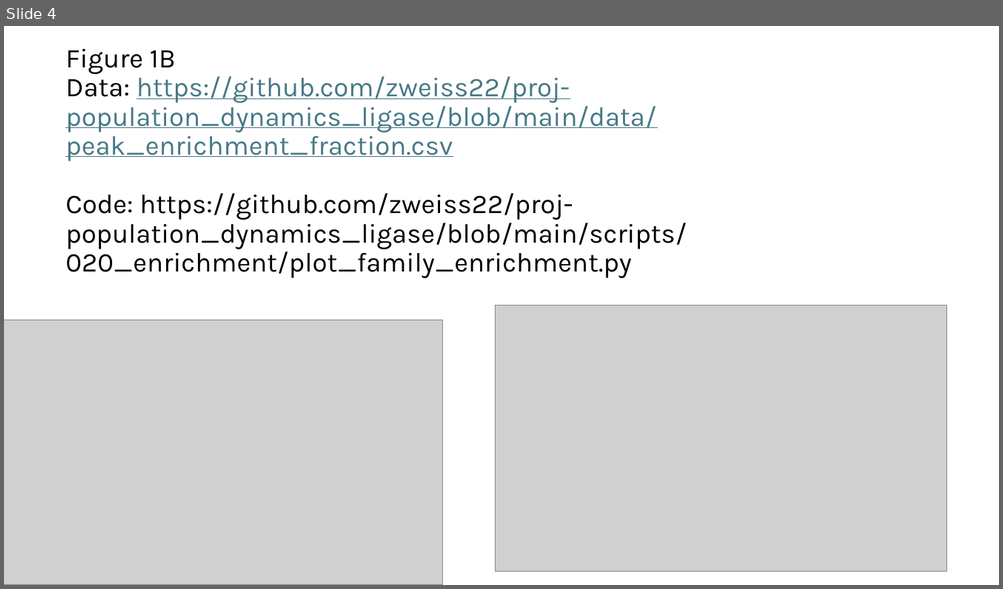
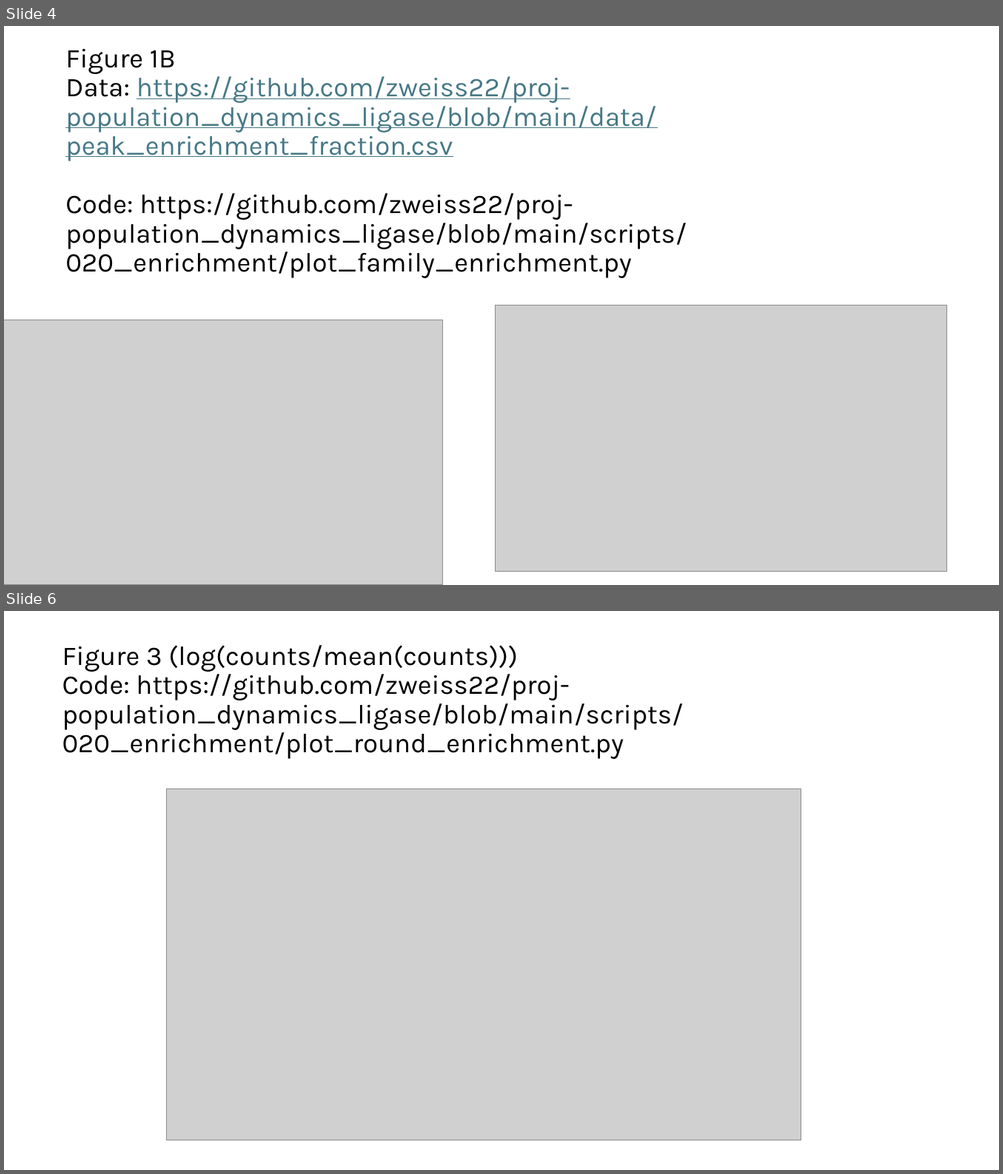
Before and after one commit to zweiss22/proj-population_dynamics_ligase, a slide deck: commentary_on_updates.pptx. Shown one above the other, each under a label of ours: slide 4 before the commit, slides 4 and 6 after it; the slides between them are not shown. The pictures are 1003x589 and 1003x1174 pixels, drawn with LibreOffice and Linux fonts; fonts in the diff are those of the drawing; grey boxes stand for pictures. Boxes give left, top, right and bottom in pixels: in the first picture for what was removed or moved away, otherwise in the second. Text is boxed around its words. In the diff, an @@ line names an element or a change of style, - is before the commit and + after.

Commit message:
logfc enrichment

```diff
--- a/commentary_on_updates.pptx
+++ b/commentary_on_updates.pptx
@@ slide 6 added at box(4, 611, 999, 1170), background #FFFFFF @@
@@ title added at box(62, 645, 683, 759), 26.1 pt, text #000000 @@
+Figure 3 (log(counts/mean(counts)))
+Code: https://github.com/zweiss22/proj-population_dynamics_ligase/blob/main/scripts/020_enrichment/plot_round_enrichment.py
@@ picture added at box(167, 789, 801, 1141) @@
```
Also in this commit, not shown: 2 slides changed, 5 other files.
